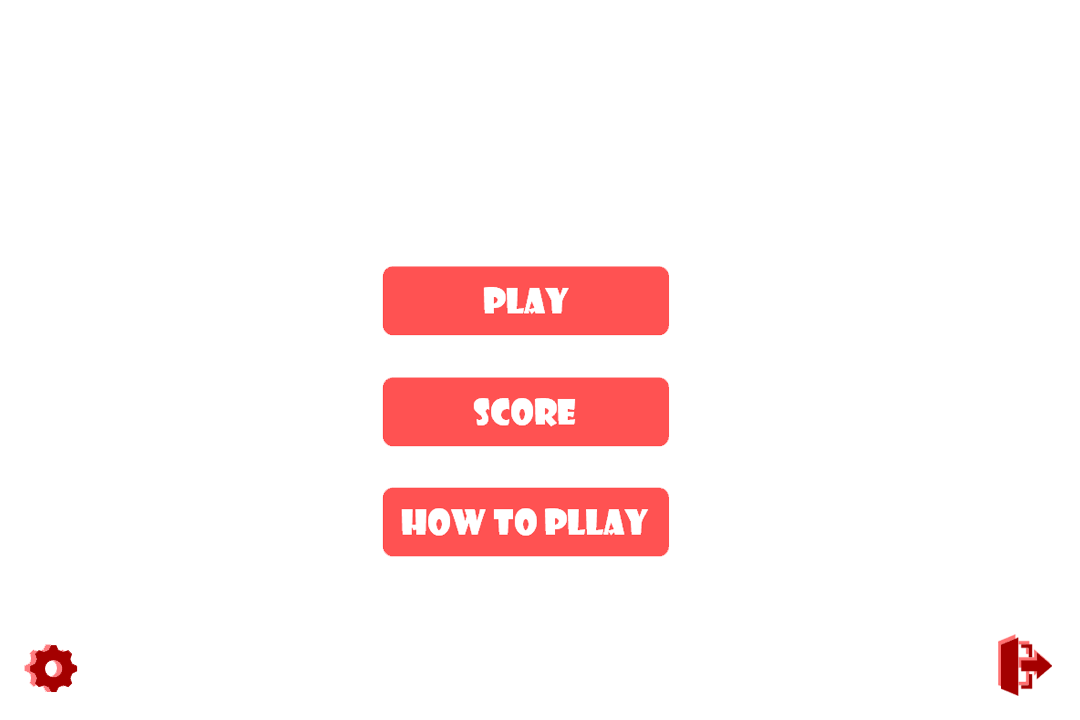
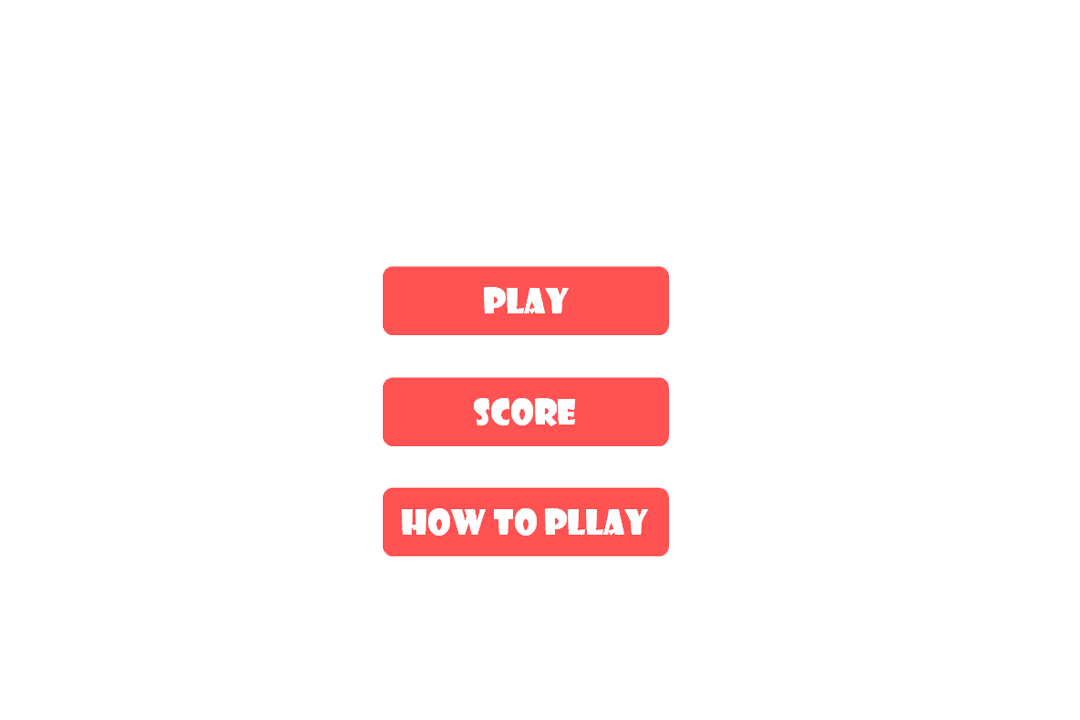
Revision of a layered 1080×720 image; what changed, layer by layer:
hid "Layer 10" over [1001,637,1052,696]
hid "Layer 9" over [998,634,1050,692]
hid "Layer 11" over [30,645,78,693]
hid "Layer 4" over [24,644,73,693]
